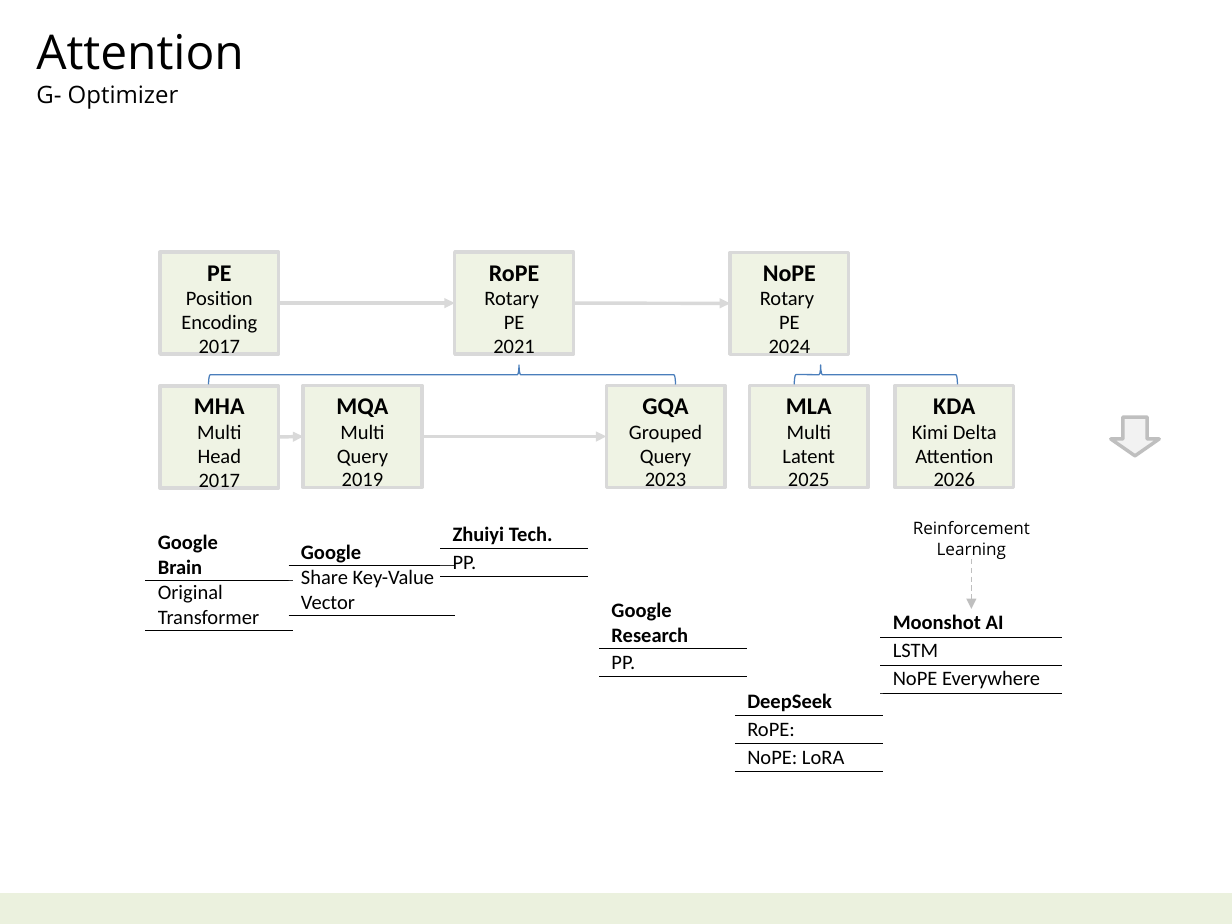
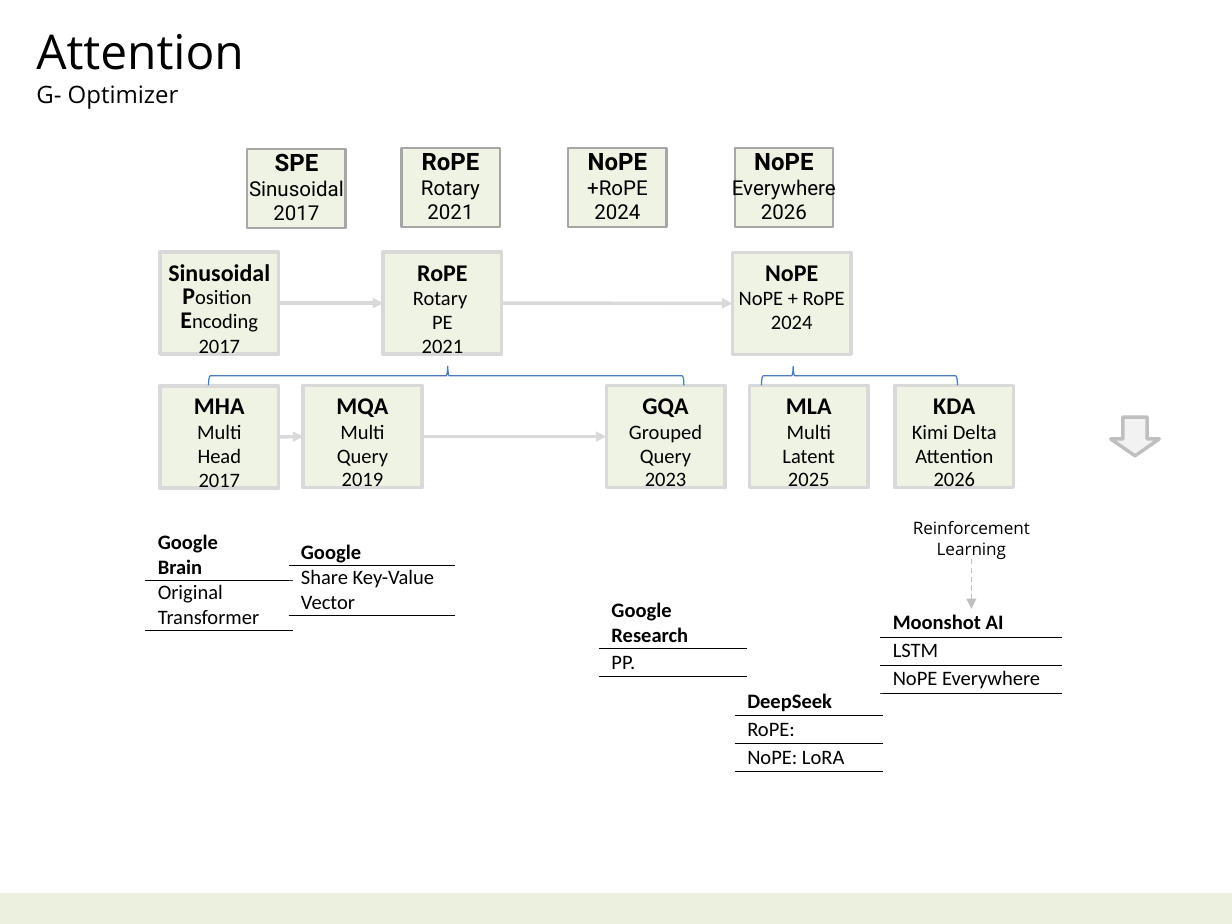
Before and after one commit to navibator/crazy-ai, a slide deck: slide 5 of ai-kimi.pptx. Drawn at 1232x924 pixels with LibreOffice and Linux fonts; fonts in the diff are those of the drawing. Boxes give left, top, right and bottom in pixels: in the first picture for what was removed or moved away, otherwise in the second. Text is boxed around its words. In the diff, an @@ line names an element or a change of style, - is before the commit and + after.

```diff
--- a/ai-kimi.pptx
+++ b/ai-kimi.pptx
@@ rectangle added at [248, 149, 346, 228], fill #EBF1DE at 80% opacity, outline #A6A6A6 1.25 pt, 12 pt, text #000000 @@
+SPE
+Sinusoidal
+2017
@@ rectangle added at [402, 148, 500, 227], fill #EBF1DE at 80% opacity, outline #A6A6A6 1.25 pt, 12 pt, text #000000 @@
+RoPE
+Rotary
+2021
@@ rectangle added at [568, 148, 667, 227], fill #EBF1DE at 80% opacity, outline #A6A6A6 1.25 pt, 12 pt, text #000000 @@
+NoPE
++RoPE
+2024
@@ rectangle added at [736, 148, 834, 227], fill #EBF1DE at 80% opacity, outline #A6A6A6 1.25 pt, 12 pt, text #000000 @@
+NoPE
+Everywhere
+2026
@@ rectangle "Sinusoidal" at [160, 253, 278, 355]: size 12 to 14 pt, bold on in "Position", "Encoding" @@
@@ text in rectangle at [168, 264, 270, 281]: text changed @@
-PE
+Sinusoidal
@@ rectangle "RoPE": place and size @@
-rectangle "RoPE" at [455, 253, 573, 355]
+rectangle "RoPE" at [383, 253, 501, 355]
@@ text in rectangle at [739, 292, 845, 305]: text changed @@
-Rotary
-PE
+NoPE + RoPE
@@ arrow moved from (278, 303) - (455, 303) to (278, 303) - (383, 303) @@
@@ arrow moved from (574, 303) - (731, 303) to (501, 303) - (732, 303) @@
@@ right brace: place and size @@
-right brace at [209, 365, 676, 385]
+right brace at [208, 367, 683, 385]
@@ right brace at [208, 367, 683, 385]: proportions changed @@
@@ right brace: place and size @@
-right brace at [794, 365, 958, 385]
+right brace at [761, 366, 957, 384]
@@ table removed at [440, 520, 588, 575], 2 rows, 1 columns @@
-Zhuiyi Tech.
-PP.
```
Also in this commit, not shown: 2 other files.
